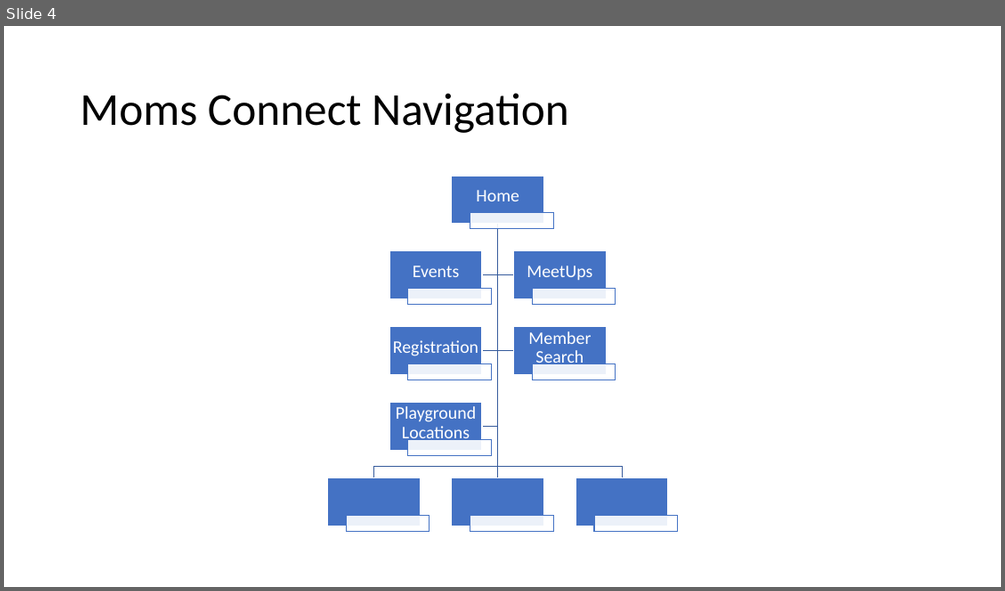
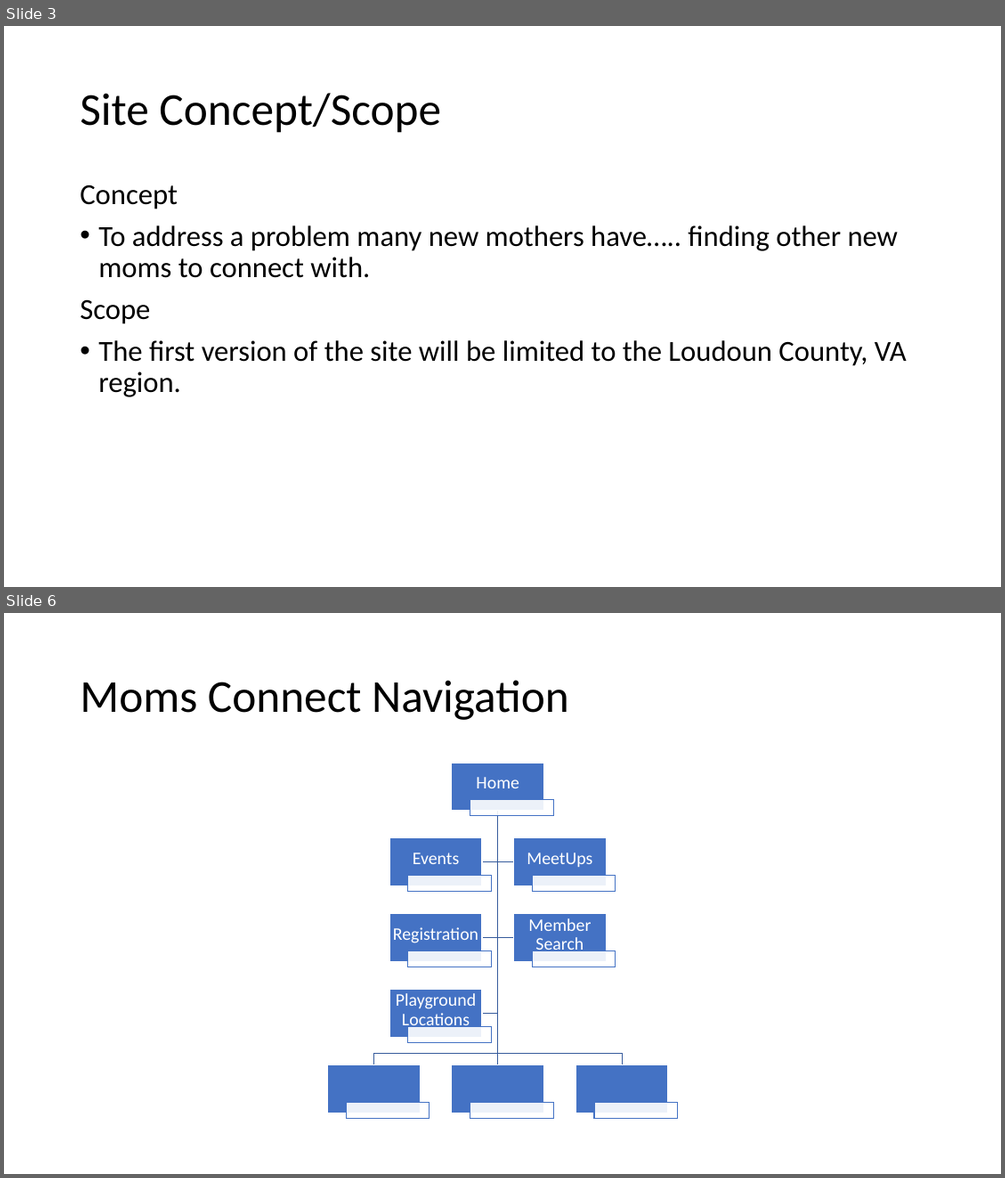
Before and after one commit to DukeDog37/MomsConnectPrj1, a slide deck: Presentation1.pptx. Shown one above the other, each under a label of ours: slide 4 before the commit, slides 3 and 6 after it; the slides between them are not shown. The pictures are 1005x591 and 1005x1178 pixels, drawn with LibreOffice and Linux fonts; fonts in the diff are those of the drawing. Boxes give left, top, right and bottom in pixels: in the first picture for what was removed or moved away, otherwise in the second. Text is boxed around its words. In the diff, an @@ line names an element or a change of style, - is before the commit and + after.

```diff
--- a/Presentation1.pptx
+++ b/Presentation1.pptx
@@ slide 3 added at <box>4,26,1001,587</box>, background #FFFFFF @@
@@ title added at <box>80,93,441,133</box>, 44 pt, text #000000 @@
+Site Concept/Scope
@@ text added at <box>80,184,906,397</box>, 28 pt, text #000000 @@
+Concept
+• To address a problem many new mothers have….. finding other new moms to connect with.
+Scope
+• The first version of the site will be limited to the Loudoun County, VA region.
@@ what was slide 4 is now slide 6 @@
```
Also in this commit, not shown: 2 slides changed, 1 other slide added, 1 slide removed, 7 other files.
